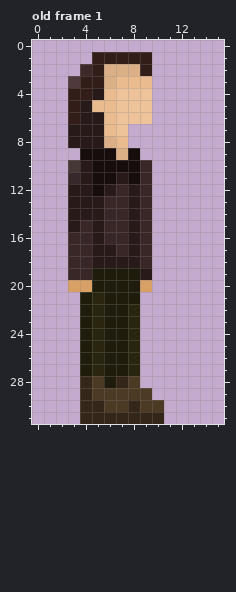
Pixel-art file, stored at Resources/Test/TestCharac.aseprite. The picture above is the old version.
16x32 pixels, 1 frame. Colours within 5 levels of each other are drawn and written as one. Shown: old frame 1. The commit also changed other frames, which this record leaves out.
New version:
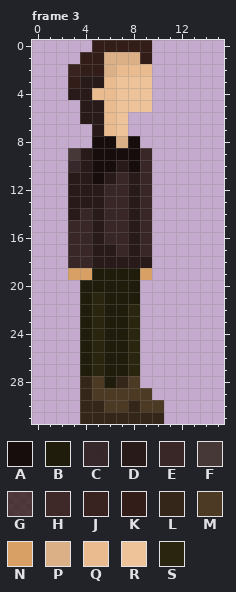
Palette (. is transparent): A #170d0c  B #1f1c0c  C #271a19e5  D #271a19  E #382726  F #453836  G #321d19cd  H #321d19e9  J #321d19f5  K #321d19  L #342719  M #4d3a25  N #d9a066  P #dbb086  Q #e9bb8e  R #eec39a  S #29250f
A new or re-ordered frame is compared with the old frame closest to it.
Difference:
frames 1 -> 4
Frame 3 is new; against old frame 1, layer "Layer 1":
The author put colour A in row 8 at x 8.
Colour D becomes colour A in row 8 at x 5.
Colour P becomes colour A in row 8 at x 6; in row 9 at x 7.
Colour N becomes colour B in row 20 at x 4.
Colour F becomes colour C in row 10 at x 3.
Colour A becomes colour D in row 9 at x 4; in row 10 at x 7; in row 11 at x 6 and 8; in row 12 at x 5.
Colour C becomes colour D in row 11 at x 3.
Colour E becomes colour D in row 18 at x 9.
Colour K becomes colour D in row 3 at x 4 to 5; in row 4 at x 3 to 4.
Colour Q becomes colour D in row 5 at x 5.
The author put colour E in row 9 at x 9.
Colour D becomes colour E in row 11 at x 7; in row 12 at x 6; in row 14 at x 4; in row 15 at x 3.
The author put colour F in row 9 at x 3.
The author put colour J in row 2 at x 3.
The author put colour K in row 0 at x 5 to 9; in row 1 at x 4.
Colour G becomes colour K in row 3 at x 3.
Colour H becomes colour K in row 2 at x 4.
Colour D becomes colour N in row 19 at x 9.
Colour E becomes colour N in row 19 at x 3 to 4.
Colour K becomes colour P in row 1 at x 6 to 8.
Colour Q becomes colour P in row 8 at x 7.
Colour D becomes colour Q in row 4 at x 5.
Colour K becomes colour Q in row 2 at x 9.
Colour P becomes colour Q in row 2 at x 7 to 8; in row 3 at x 6.
Colour Q becomes colour R in row 3 at x 7 to 9.
Colour D is removed in rows 7 to 8 at x 3 to 4.
Colour K is removed in rows 5 to 6 at x 3.
Colour N is removed in row 20 at x 3 and 9.
Colour R is removed in row 6 at x 8 to 9.
Changed places in both pictures, as pixel boxes (x1, y1, x2, y2):
changed: (68, 40, 152, 292)
